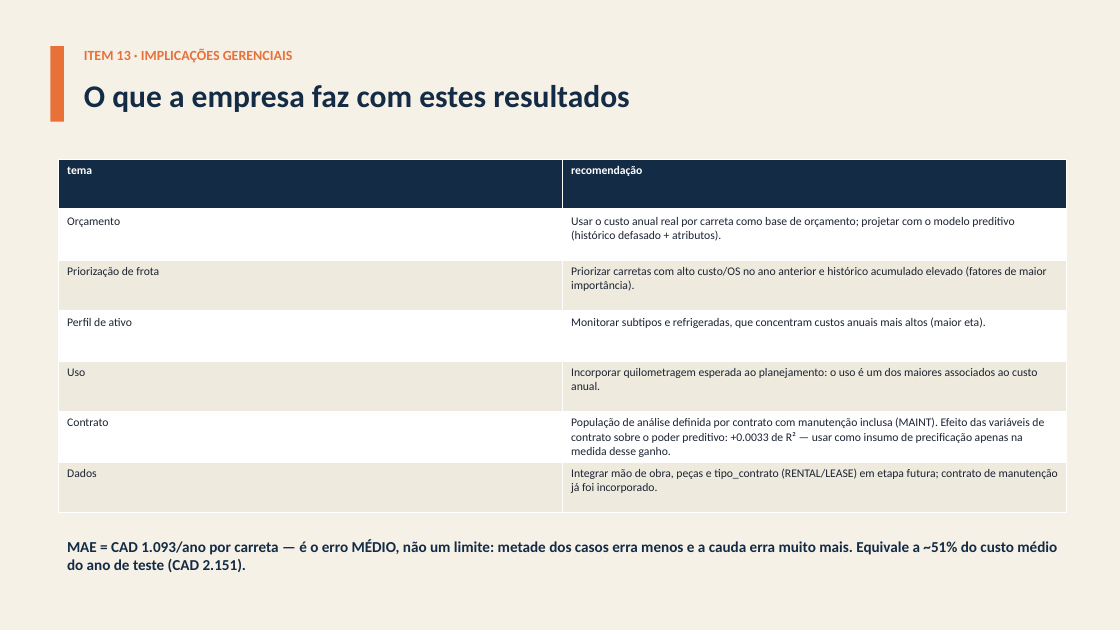
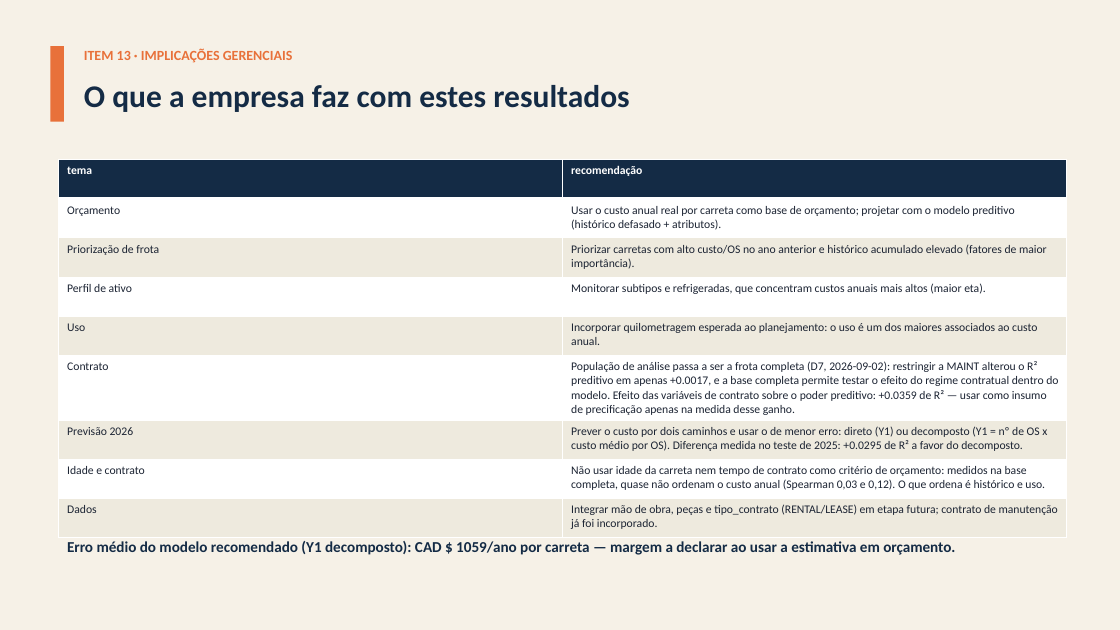
Before and after one commit to giovanicani/quatro_norte, a slide deck: slide 42 of docs/entregas/Apresentacao_QuatroNorte_Fase2.pptx (slide 43 before the commit). Drawn at 1120x630 pixels with LibreOffice and Linux fonts; fonts in the diff are those of the drawing. Boxes give left, top, right and bottom in pixels: in the first picture for what was removed or moved away, otherwise in the second. Text is boxed around its words. In the diff, an @@ line names an element or a change of style, - is before the commit and + after.

```diff
--- a/docs/entregas/Apresentacao_QuatroNorte_Fase2.pptx
+++ b/docs/entregas/Apresentacao_QuatroNorte_Fase2.pptx
@@ table at [59, 160, 1067, 533] @@
-row 6: Contrato | População de análise definida por contrato com manutenção inclusa (MAINT). Efeito das variáveis de contrato sobre o poder preditivo: +0.0033 de R² — usar como insumo de precificação apenas na medida desse ganho.
+row 6: Contrato | População de análise passa a ser a frota completa (D7, 2026-09-02): restringir a MAINT alterou o R² preditivo em apenas +0.0017, e a base completa permite testar o efeito do regime contratual dentro do modelo. Efeito das variáveis de contrato sobre o poder preditivo: +0.0359 de R² — usar como insumo de precificação apenas na medida desse ganho.
+row 7: Previsão 2026 | Prever o custo por dois caminhos e usar o de menor erro: direto (Y1) ou decomposto (Y1 = nº de OS x custo médio por OS). Diferença medida no teste de 2025: +0.0295 de R² a favor do decomposto.
+row 8: Idade e contrato | Não usar idade da carreta nem tempo de contrato como critério de orçamento: medidos na base completa, quase não ordenam o custo anual (Spearman 0,03 e 0,12). O que ordena é histórico e uso.
@@ text at [67, 541, 955, 555]: text changed @@
-MAE = CAD 1.093/ano por carreta — é o erro MÉDIO, não um limite: metade dos casos erra menos e a cauda erra muito mais. Equivale a ~51% do custo médio do ano de teste (CAD 2.151).
+Erro médio do modelo recomendado (Y1 decomposto): CAD $ 1059/ano por carreta — margem a declarar ao usar a estimativa em orçamento.
```
Also in this commit, not shown: 16 other slides changed, 3 slides added, 4 slides removed, 1 other file.
